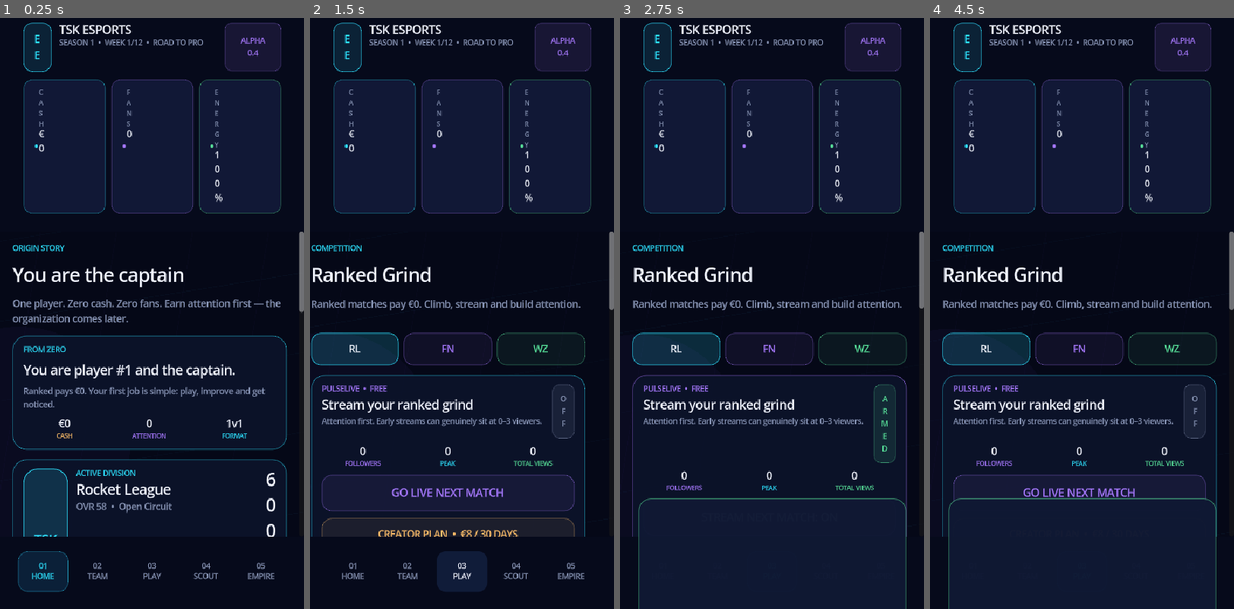
Above: before the commit, frames 1-4 (left to right).
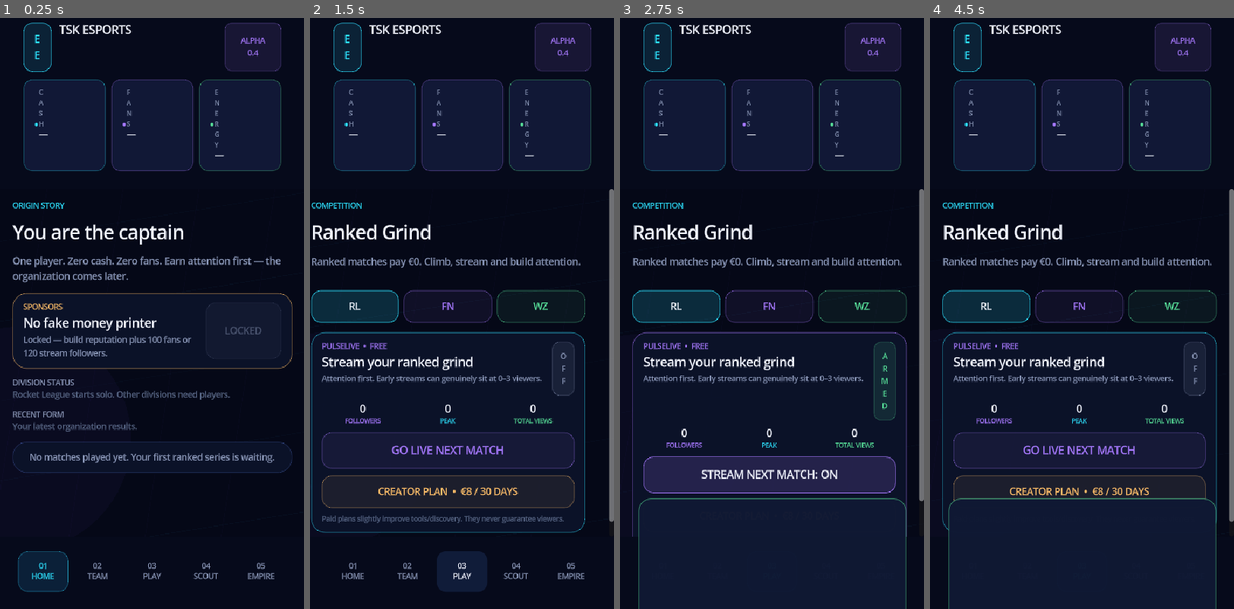
Above: after the commit, the same moments.

Repository: JasonTSKowner/E-Sport-Empire
Game: Godot game, scene res://scenes/Main.tscn
The game is run twice, just before and just after one commit, with the same random seed, the same clock (stepped at 60 frames per second) and the same inputs.
Inputs:
- Up to frame 1 (0.25 s): no input
- Up to frame 2 (1.5 s): click "03 PLAY" at 0.5 s; click "03 PLAY" at 1.25 s
- Up to frame 3 (2.75 s): click "GO LIVE NEXT MATCH" at 2 s
- Up to frame 4 (4.5 s): click "STREAM NEXT MATCH: ON" at 2.75 s; click "GO LIVE NEXT MATCH" at 3.5 s; click "STREAM NEXT MATCH: ON" at 4.25 s

The runs differ from the first frame. In frame 1, 18% of the frame differs, in the area x 4-100%, y 3-88%; in frame 2, 18%; in frame 3, 21%, in the area x 4-100%, y 3-82%; in frame 4, 17%.
Error after the commit: Parse Error: Cannot infer the type of "tier_roman" variable because the value doesn't have a set type. (res://scripts/game_data.gd:298)

Commit message:
v0.4.2: add Rocket League ranks, tiers and divisions per playlist

Diff:
--- a/scripts/game_data.gd
+++ b/scripts/game_data.gd
@@ -24,6 +24,39 @@
 	{"name": "Elite Series", "minimum": 1525, "accent": "ffbf69"},
 	{"name": "World Class", "minimum": 1775, "accent": "ff5b8d"},
 ]
+
+const RL_RANK_BASES := {
+	"1v1": [
+		{"name": "Bronze", "minimum": 0, "accent": "b87333"},
+		{"name": "Silver", "minimum": 310, "accent": "b8c2cc"},
+		{"name": "Gold", "minimum": 470, "accent": "d9b43b"},
+		{"name": "Platinum", "minimum": 620, "accent": "4fd6d2"},
+		{"name": "Diamond", "minimum": 760, "accent": "4b9cff"},
+		{"name": "Champion", "minimum": 910, "accent": "9b5de5"},
+		{"name": "Grand Champion", "minimum": 1170, "accent": "ff5d8f"},
+		{"name": "Supersonic Legend", "minimum": 1330, "accent": "f4f1ff"},
+	],
+	"2v2": [
+		{"name": "Bronze", "minimum": 0, "accent": "b87333"},
+		{"name": "Silver", "minimum": 370, "accent": "b8c2cc"},
+		{"name": "Gold", "minimum": 550, "accent": "d9b43b"},
+		{"name": "Platinum", "minimum": 700, "accent": "4fd6d2"},
+		{"name": "Diamond", "minimum": 850, "accent": "4b9cff"},
+		{"name": "Champion", "minimum": 1020, "accent": "9b5de5"},
+		{"name": "Grand Champion", "minimum": 1435, "accent": "ff5d8f"},
+		{"name": "Supersonic Legend", "minimum": 1860, "accent": "f4f1ff"},
+	],
+	"3v3": [
+		{"name": "Bronze", "minimum": 0, "accent": "b87333"},
+		{"name": "Silver", "minimum": 390, "accent": "b8c2cc"},
+		{"name": "Gold", "minimum": 570, "accent": "d9b43b"},
+		{"name": "Platinum", "minimum": 720, "accent": "4fd6d2"},
+		{"name": "Diamond", "minimum": 870, "accent": "4b9cff"},
+		{"name": "Champion", "minimum": 1040, "accent": "9b5de5"},
+		{"name": "Grand Champion", "minimum": 1435, "accent": "ff5d8f"},
+		{"name": "Supersonic Legend", "minimum": 1860, "accent": "f4f1ff"},
+	],
+}
 
 const FACILITIES := {
 	"hq":
@@ -236,6 +269,56 @@
 	return RANKS[RANKS.size() - 1]
 
 
+static func rl_rank_for_mmr(mmr: int, playlist: String) -> Dictionary:
+	var key := playlist if playlist in ["1v1", "2v2", "3v3"] else "1v1"
+	var bases: Array = RL_RANK_BASES[key]
+	var major_index := 0
+	for index in range(bases.size()):
+		if mmr >= int(bases[index]["minimum"]):
+			major_index = index
+
+	var major: Dictionary = bases[major_index]
+	if major_index == bases.size() - 1:
+		return {
+			"name": "Supersonic Legend",
+			"short_name": "SSL",
+			"minimum": int(major["minimum"]),
+			"next_minimum": int(major["minimum"]),
+			"accent": str(major["accent"]),
+			"tier": 0,
+			"division": 0,
+		}
+
+	var next_major: Dictionary = bases[major_index + 1]
+	var span := maxi(12, int(next_major["minimum"]) - int(major["minimum"]))
+	var step := maxf(1.0, float(span) / 12.0)
+	var slot := clampi(int(floor(float(mmr - int(major["minimum"])) / step)), 0, 11)
+	var tier := slot / 4 + 1
+	var division := slot % 4 + 1
+	var tier_roman := ["I", "II", "III"][tier - 1]
+	var minimum := int(round(float(major["minimum"]) + step * float(slot)))
+	var next_minimum := int(round(float(major["minimum"]) + step * float(slot + 1)))
+	if slot == 11:
+		next_minimum = int(next_major["minimum"])
+
+	return {
+		"name": "%s %s Div %d" % [str(major["name"]), tier_roman, division],
+		"short_name": "%s %s D%d" % [str(major["name"]), tier_roman, division],
+		"minimum": minimum,
+		"next_minimum": next_minimum,
+		"accent": str(major["accent"]),
+		"tier": tier,
+		"division": division,
+	}
+
+
+static func rl_next_rank_for_mmr(mmr: int, playlist: String) -> Dictionary:
+	var current := rl_rank_for_mmr(mmr, playlist)
+	if str(current["name"]) == "Supersonic Legend":
+		return current
+	return rl_rank_for_mmr(int(current["next_minimum"]), playlist)
+
+
 static func format_cash(value: int) -> String:
 	if value >= 1000000:
 		return "€%.2fM" % (float(value) / 1000000.0)
